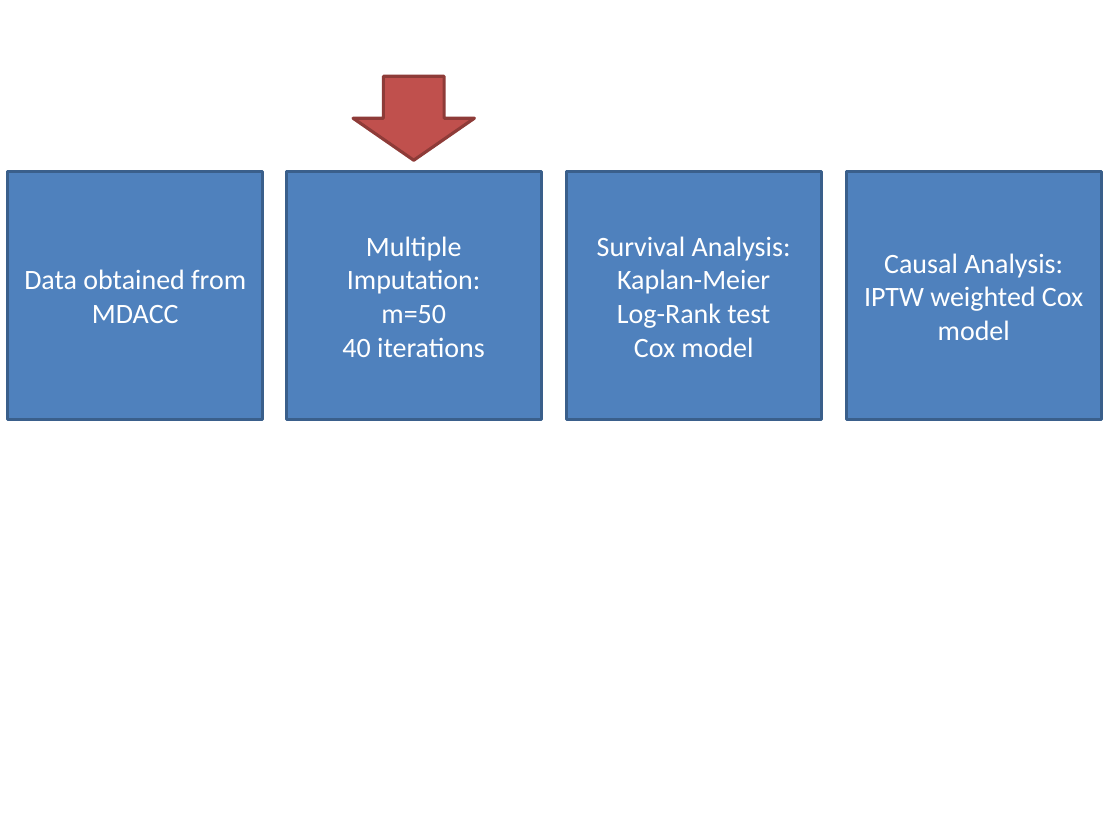
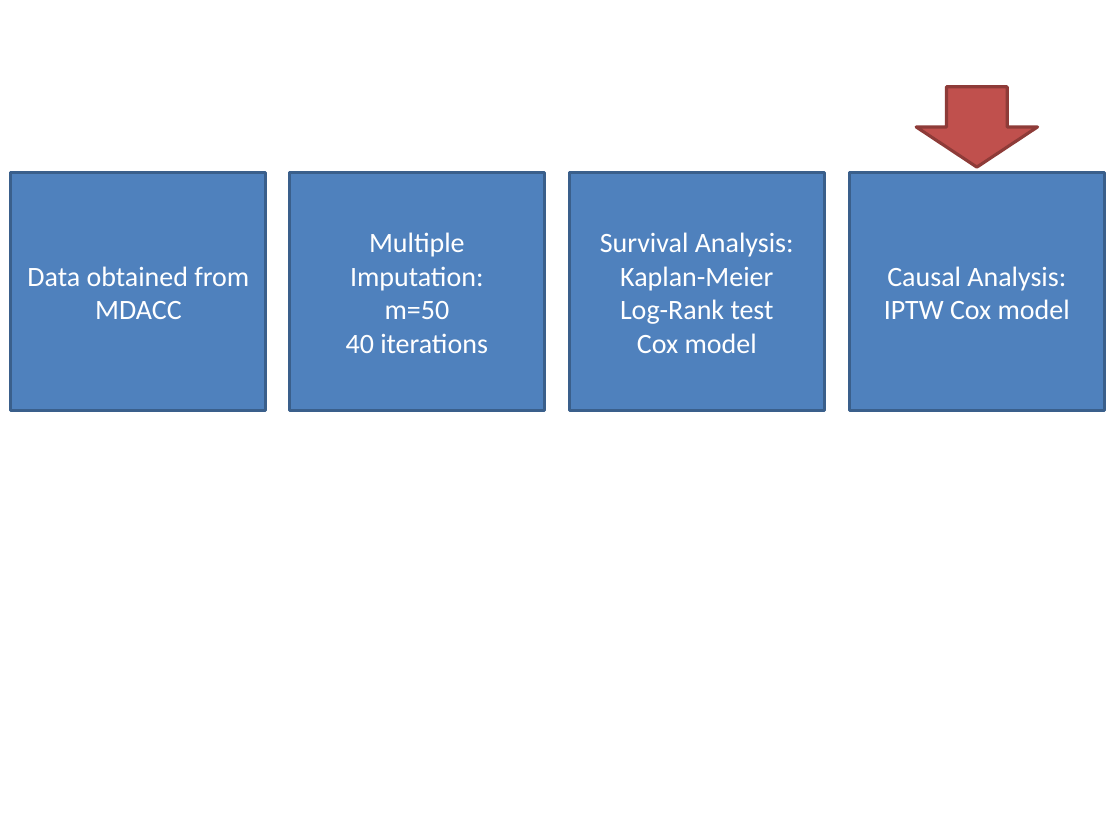
Before and after one commit to nkbxwb/Proposal, a slide deck: slide 9 of mi_picture.pptx. Drawn at 1120x840 pixels with LibreOffice and Linux fonts; fonts in the diff are those of the drawing. Boxes give left, top, right and bottom in pixels: in the first picture for what was removed or moved away, otherwise in the second. Text is boxed around its words. In the diff, an @@ line names an element or a change of style, - is before the commit and + after.

Commit message:
Updated flow picture

```diff
--- a/mi_picture.pptx
+++ b/mi_picture.pptx
@@ down arrow: place and size @@
-down arrow at <box>353,76,474,160</box>
+down arrow at <box>916,87,1037,168</box>
@@ rectangle "Data obtained from MDACC": place and size @@
-rectangle "Data obtained from MDACC" at <box>8,171,263,420</box>
+rectangle "Data obtained from MDACC" at <box>11,172,267,410</box>
@@ rectangle "Multiple Imputation:": place and size @@
-rectangle "Multiple Imputation:" at <box>287,171,542,420</box>
+rectangle "Multiple Imputation:" at <box>289,172,544,410</box>
@@ rectangle "Survival Analysis:": place and size @@
-rectangle "Survival Analysis:" at <box>567,171,822,420</box>
+rectangle "Survival Analysis:" at <box>569,172,824,410</box>
@@ rectangle "Causal Analysis:": place and size @@
-rectangle "Causal Analysis:" at <box>847,171,1102,420</box>
+rectangle "Causal Analysis:" at <box>849,172,1104,410</box>
@@ text in rectangle at <box>884,299,1070,319</box>: text changed @@
-IPTW weighted Cox model
+IPTW Cox model
```
